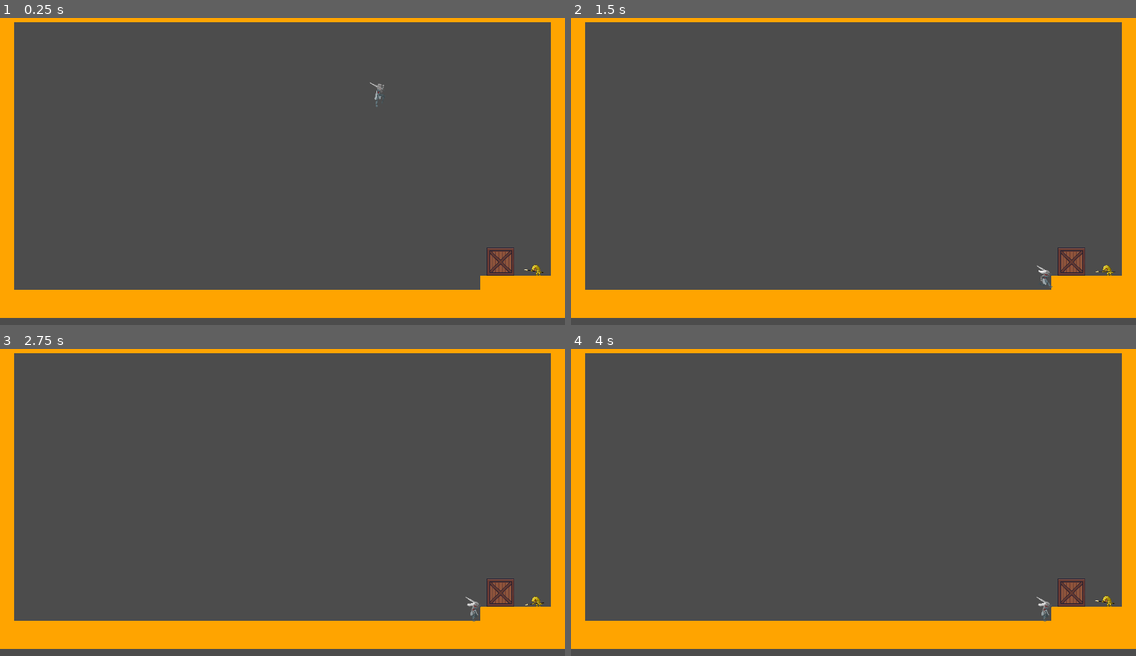
Above: before the commit, frames 1-4 (two rows, left to right).
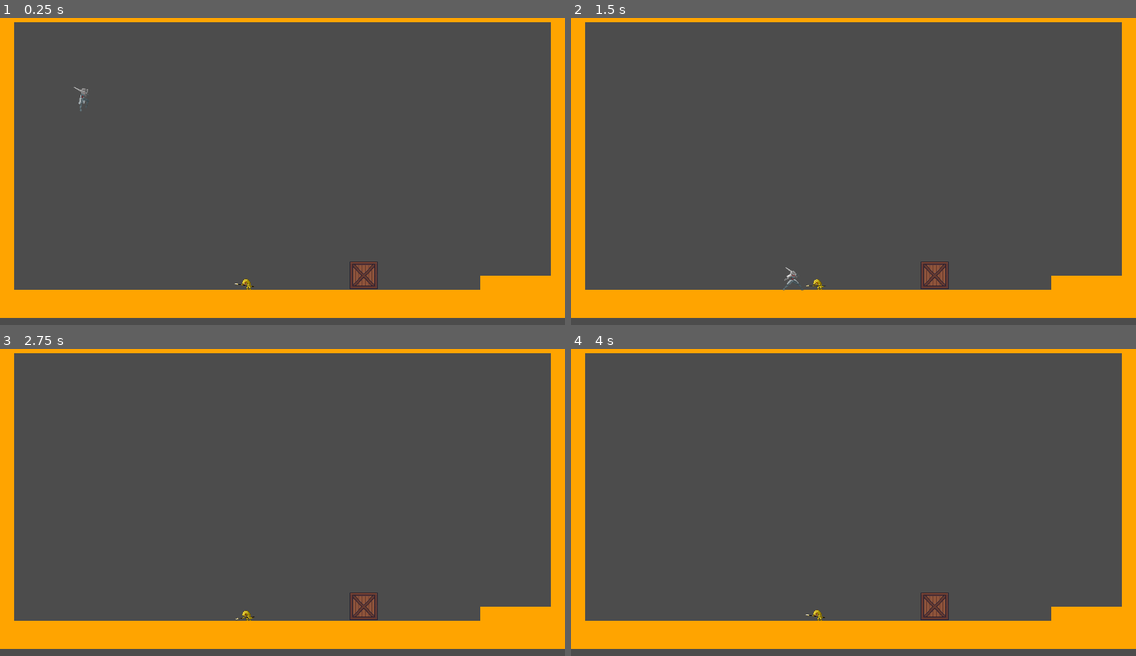
Above: after the commit, the same moments.

Repository: theodoregi/GJ-Follow-me
Game: Godot game, scene res://personnage/level_test.tscn
Same seed, same stepped clock (60 frames per second), same inputs: the game is played once before the commit and once after it. The project has no main scene, so this scene is started directly.
Inputs (mouse positions are in pixels of both pictures, inside the frame that each line leads up to):
- Up to frame 1 (0.25 s): no input
- Up to frame 2 (1.5 s): move the mouse to (977, 150) at 0.52 s; click (977, 150) at 0.67 s; move the mouse to (740, 183) at 1.27 s; click (740, 183) at 1.42 s
- Up to frame 3 (2.75 s): move the mouse to (339, 428) at 2.02 s; click (339, 428) at 2.17 s
- Up to frame 4 (4 s): tap Enter at 2.75 s; move the mouse to (825, 560) at 2.77 s; click (825, 560) at 2.92 s; move the mouse to (1023, 545) at 3.52 s; click (1023, 545) at 3.67 s

The runs differ from the first frame. In frame 1, 1.0% of the frame differs, in the area x 13-97%, y 20-89%; in frame 2, 1.0%, in the area x 37-97%, y 74-89%; in frame 3, 0.9%; in frame 4, 0.9%.
Error before the commit: Invalid call. Nonexistent function 'hide' in base 'Nil'. (res://personnage/personnage.gd:101)

Commit message:
personnage v2

Diff:
--- a/FOLLOW ME/personnage/Enemy.gd
+++ b/FOLLOW ME/personnage/Enemy.gd
@@ -8,13 +8,30 @@
 const GRAVITY = 3000.0
 var velocity = Vector2.ZERO
 const UP = Vector2(0, -1)
+enum {MOVE, ATTACK,DEATH}
+
+var state=MOVE
 
 # Called when the node enters the scene tree for the first time.
 func _ready():
+	if state==MOVE:
+		idle_enemy()
+	elif state==ATTACK:
+		death_enemy()
+
+func idle_enemy():
 	_animated_sprite_idle.show()
 	_animated_sprite_death.hide()
 	_animated_sprite_attack.hide()
 	_animated_sprite_idle.play()
+
+func death_enemy():
+	_animated_sprite_idle.hide()
+	_animated_sprite_death.show()
+	_animated_sprite_death.play()
+	_animated_sprite_attack.hide()
+	if _animated_sprite_death.frame==10:
+		queue_free()
 
 
 func _physics_process(delta):
@@ -27,9 +44,9 @@
 #	pass
 
 
-func _death_enemy_area_entered(area):
-	pass # Replace with function body.
+func _attack_enemy_area_entered(area):
+	state=ATTACK
 
 
-func _attack_enemy_area_entered(area):
-	pass # Replace with function body.
+func _death_enemy_area_entered(area):
+	state=DEATH
--- a/FOLLOW ME/personnage/Enemy.tscn
+++ b/FOLLOW ME/personnage/Enemy.tscn
@@ -44,7 +44,7 @@
 extents = Vector2( 11.625, 10.875 )
 
 [sub_resource type="RectangleShape2D" id=10]
-extents = Vector2( 7.75, 18.75 )
+extents = Vector2( 16.875, 19.375 )
 
 [sub_resource type="RectangleShape2D" id=11]
 extents = Vector2( 19.5625, 19.125 )
@@ -70,20 +70,24 @@
 position = Vector2( 8, 3 )
 shape = SubResource( 4 )
 
-[node name="attack_enemy2" type="Area2D" parent="."]
+[node name="attack_enemy" type="Area2D" parent="."]
 position = Vector2( 80, -33 )
 collision_layer = 0
+collision_mask = 16
+
+[node name="attack_shape_enemy" type="CollisionShape2D" parent="attack_enemy"]
+modulate = Color( 0, 1, 0, 1 )
+light_mask = 0
+position = Vector2( -105.125, 26.375 )
+shape = SubResource( 10 )
+
+[node name="death_enemy" type="Area2D" parent="."]
+collision_layer = 8
 collision_mask = 0
 
-[node name="attack_shape_enemy" type="CollisionShape2D" parent="attack_enemy2"]
-modulate = Color( 0, 1, 0, 1 )
-position = Vector2( -96, 27 )
-shape = SubResource( 10 )
-
-[node name="death_enemy2" type="Area2D" parent="."]
-collision_layer = 0
-collision_mask = 0
-
-[node name="death_shape_enemy" type="CollisionShape2D" parent="death_enemy2"]
+[node name="death_shape_enemy" type="CollisionShape2D" parent="death_enemy"]
 position = Vector2( 12.4375, -5.875 )
 shape = SubResource( 11 )
+
+[connection signal="area_entered" from="attack_enemy" to="." method="_attack_enemy_area_entered"]
+[connection signal="area_entered" from="death_enemy" to="." method="_death_enemy_area_entered"]
--- a/FOLLOW ME/personnage/level_test.tscn
+++ b/FOLLOW ME/personnage/level_test.tscn
@@ -1,9 +1,8 @@
-[gd_scene load_steps=10 format=2]
+[gd_scene load_steps=7 format=2]
 
 [ext_resource path="res://texture/perso_sprites/carre_test.png" type="Texture" id=1]
 [ext_resource path="res://personnage/personnage.tscn" type="PackedScene" id=2]
 [ext_resource path="res://personnage/Enemy.tscn" type="PackedScene" id=3]
-[ext_resource path="res://texture/objects sprites/boxsprite.jpg" type="Texture" id=4]
 [ext_resource path="res://personnage/Box.tscn" type="PackedScene" id=5]
 
 [sub_resource type="ConvexPolygonShape2D" id=1]
@@ -32,32 +31,6 @@
 } ]
 0/z_index = 0
 
-[sub_resource type="ConvexPolygonShape2D" id=3]
-points = PoolVector2Array( 0, 0, 210, 0, 210, 210, 0, 210 )
-
-[sub_resource type="TileSet" id=4]
-0/name = "boxsprite.jpg 0"
-0/texture = ExtResource( 4 )
-0/tex_offset = Vector2( 0, 0 )
-0/modulate = Color( 1, 1, 1, 1 )
-0/region = Rect2( 0, 0, 210, 210 )
-0/tile_mode = 0
-0/occluder_offset = Vector2( 0, 0 )
-0/navigation_offset = Vector2( 0, 0 )
-0/shape_offset = Vector2( 0, 0 )
-0/shape_transform = Transform2D( 1, 0, 0, 1, 0, 0 )
-0/shape = SubResource( 3 )
-0/shape_one_way = false
-0/shape_one_way_margin = 1.0
-0/shapes = [ {
-"autotile_coord": Vector2( 0, 0 ),
-"one_way": false,
-"one_way_margin": 1.0,
-"shape": SubResource( 3 ),
-"shape_transform": Transform2D( 1, 0, 0, 1, 0, 0 )
-} ]
-0/z_index = 0
-
 [node name="level_test" type="Node2D"]
 
 [node name="TileMap" type="TileMap" parent="."]
@@ -69,19 +42,14 @@
 tile_data = PoolIntArray( 0, 0, 0, 1, 0, 0, 2, 0, 0, 3, 0, 0, 4, 0, 0, 5, 0, 0, 6, 0, 0, 7, 0, 0, 8, 0, 0, 9, 0, 0, 10, …(2110 unchanged characters)…
 
 [node name="Player" parent="." instance=ExtResource( 2 )]
-position = Vector2( 790, 102 )
+position = Vector2( 107, 112 )
 collision_layer = 1
 collision_mask = 6
 
 [node name="Enemy" parent="." instance=ExtResource( 3 )]
-position = Vector2( 1209, 580 )
+position = Vector2( 553, 620 )
 collision_layer = 8
-collision_mask = 6
-
-[node name="TileMap2" type="TileMap" parent="."]
-tile_set = SubResource( 4 )
-show_collision = true
-format = 1
+collision_mask = 2
 
 [node name="Box" parent="." instance=ExtResource( 5 )]
-position = Vector2( 1134, 576 )
+position = Vector2( 824, 607 )
--- a/FOLLOW ME/personnage/personnage.gd
+++ b/FOLLOW ME/personnage/personnage.gd
@@ -12,9 +12,9 @@
 enum {MOVE, ATTACK,DEATH}
 
 const GRAVITY = 3000
-const WALK_SPEED = GRAVITY/12
+const WALK_SPEED = 300
 const WALK_ATTACK = WALK_SPEED/3
-const JUMP_HIGH = WALK_SPEED * 2.5
+const JUMP_HIGH = GRAVITY/5
 var state=MOVE
 var velocity = Vector2.ZERO
 const UP = Vector2(0,-1)
@@ -29,13 +29,13 @@
 	velocity.x =WALK_SPEED
 	if Input.is_action_just_pressed("jump") and is_on_floor():
 		velocity.y=-JUMP_HIGH
-	if !is_on_floor():
-		jump_character(delta)
-	elif state==ATTACK or Input.is_action_just_pressed("attack") and is_on_floor():
-		_attack(delta)
-	elif state==DEATH:
+	if state==DEATH:
 		velocity.x=0
 		death_character(delta)
+	elif !is_on_floor():
+		jump_character(delta)
+	elif state==ATTACK or (Input.is_action_just_pressed("attack") and is_on_floor()) :
+		_attack(delta)
 	else:
 		move_character(delta)
 	velocity=move_and_slide(velocity,UP)
@@ -59,20 +59,18 @@
 	_animated_sprite_attack.hide()
 	_animated_sprite_idle.hide()
 
-
-
 func _death_area_entered(area):
 	state=DEATH
 
 func death_character(delta):
 	_animated_sprite_run.hide()
 	_animated_sprite_jump.hide()
+	_animated_sprite_idle.hide()
+	_animated_sprite_attack.hide()
 	_animated_sprite_death.show()
-	_animated_sprite_attack.hide()
 	_animated_sprite_death.play()
-	_animated_sprite_idle.hide()
-
-
+	if _animated_sprite_death.frame==10:
+		queue_free()
 
 func _attack(delta):
 	velocity.x =WALK_ATTACK
@@ -87,21 +85,8 @@
 		_animated_sprite_attack.frame = 0
 		_timer.start(0.5)
 
-
 func _on_Timer_timeout():
 	state=MOVE
 
-
 func _attack_area_entered(area):
 	pass # Replace with function body.
-
-
-func _on_RayCast2D_tree_entered():
-	velocity.x =WALK_ATTACK
-	_animated_sprite_run.hide()
-	_animated_sprite_run.hide()
-	_animated_sprite_jump.hide()
-	_animated_sprite_death.hide()
-	_animated_sprite_attack.hide()
-	_animated_sprite_idle.show()
-	_animated_sprite_idle.play()
--- a/FOLLOW ME/personnage/personnage.tscn
+++ b/FOLLOW ME/personnage/personnage.tscn
@@ -75,7 +75,7 @@
 "frames": [ SubResource( 6 ), SubResource( 7 ), SubResource( 8 ), SubResource( 9 ), SubResource( 10 ), SubResource( 11 ), SubResource( 12 ), SubResource( 13 ) ],
 "loop": true,
 "name": "default",
-"speed": 7.0
+"speed": 14.0
 } ]
 
 [sub_resource type="AtlasTexture" id=29]
@@ -181,7 +181,7 @@
 "frames": [ SubResource( 17 ), SubResource( 18 ), SubResource( 19 ), SubResource( 20 ), SubResource( 21 ), SubResource( 22 ), SubResource( 23 ), SubResource( 24 ), SubResource( 25 ), SubResource( 26 ), SubResource( 27 ) ],
 "loop": false,
 "name": "default",
-"speed": 6.0
+"speed": 10.0
 } ]
 
 [sub_resource type="AtlasTexture" id=39]
@@ -282,16 +282,12 @@
 position = Vector2( 3.5, -3 )
 shape = SubResource( 15 )
 
-[node name="RayCast2D" type="RayCast2D" parent="Collision"]
-cast_to = Vector2( 50, 0 )
-collision_mask = 2
-
 [node name="Timer" type="Timer" parent="."]
 one_shot = true
 
 [node name="death" type="Area2D" parent="."]
-collision_layer = 32
-collision_mask = 4
+collision_layer = 16
+collision_mask = 0
 
 [node name="death_shape" type="CollisionShape2D" parent="death"]
 modulate = Color( 0.282353, 0.054902, 0.901961, 1 )
@@ -299,15 +295,14 @@
 shape = SubResource( 37 )
 
 [node name="attack" type="Area2D" parent="."]
-collision_layer = 8
-collision_mask = 0
+collision_layer = 0
+collision_mask = 8
 
 [node name="attack_shape" type="CollisionShape2D" parent="attack"]
 modulate = Color( 0, 1, 0, 1 )
-light_mask = 8
+light_mask = 0
 position = Vector2( 18.5, -11 )
 shape = SubResource( 38 )
 
-[connection signal="tree_entered" from="Collision/RayCast2D" to="." method="_on_RayCast2D_tree_entered"]
 [connection signal="timeout" from="Timer" to="." method="_on_Timer_timeout"]
 [connection signal="area_entered" from="death" to="." method="_death_area_entered"]
